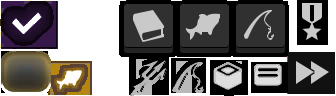
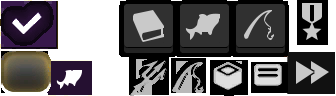
The second 336px x 96px image is a revision of the first. Changes to its layers:
added layer "fish icon" above "fish background" over [56, 70, 83, 89]
added layer "fish background" above "icon" over [47, 61, 92, 95]
